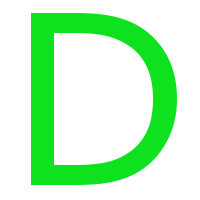
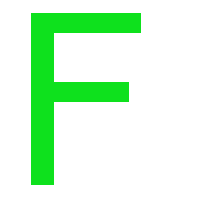
Comparing the layer stacks of the two 200 × 200 images. Changes:
renamed "D" to "F", painted on it over [54,13,177,185]
